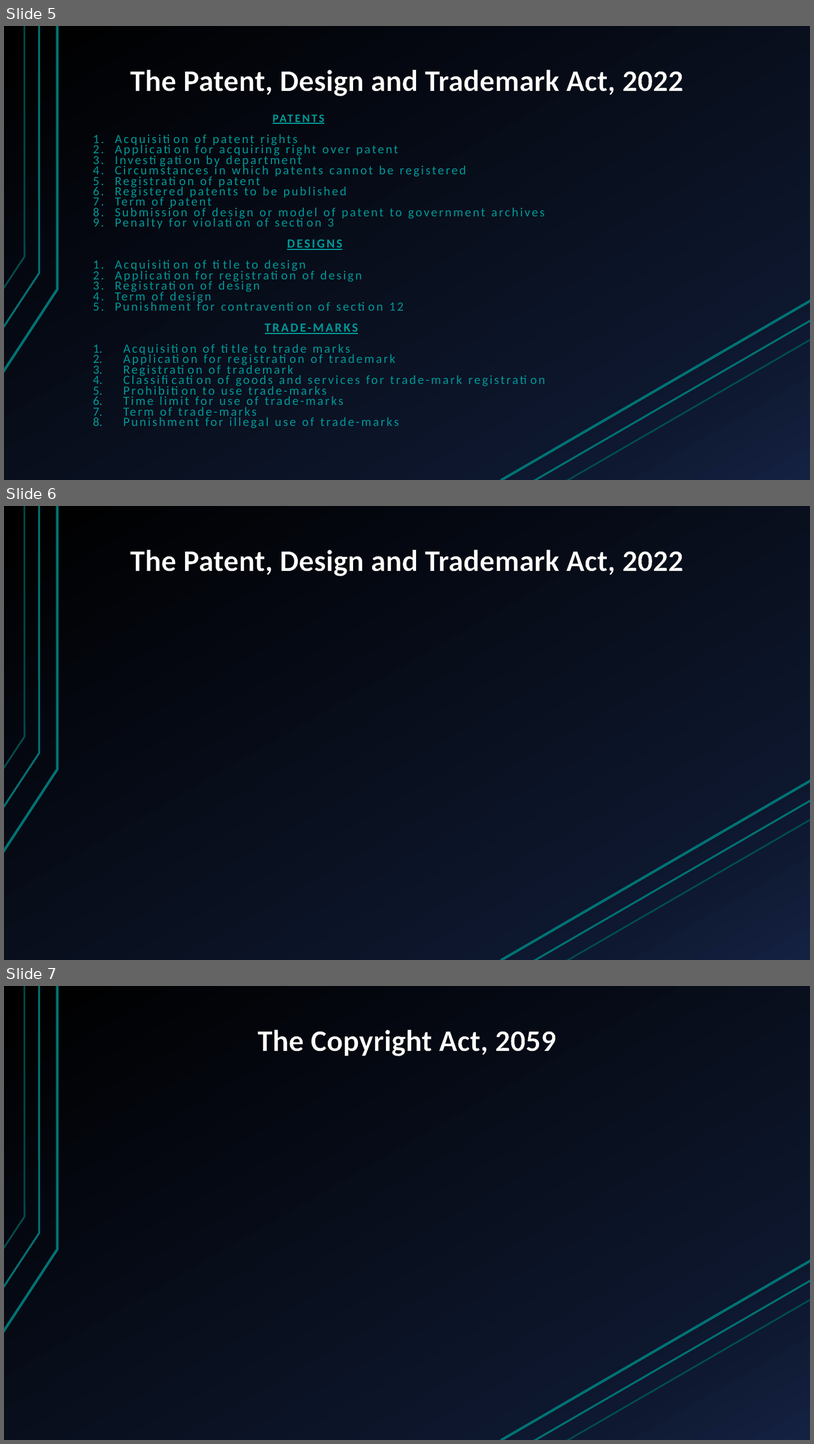
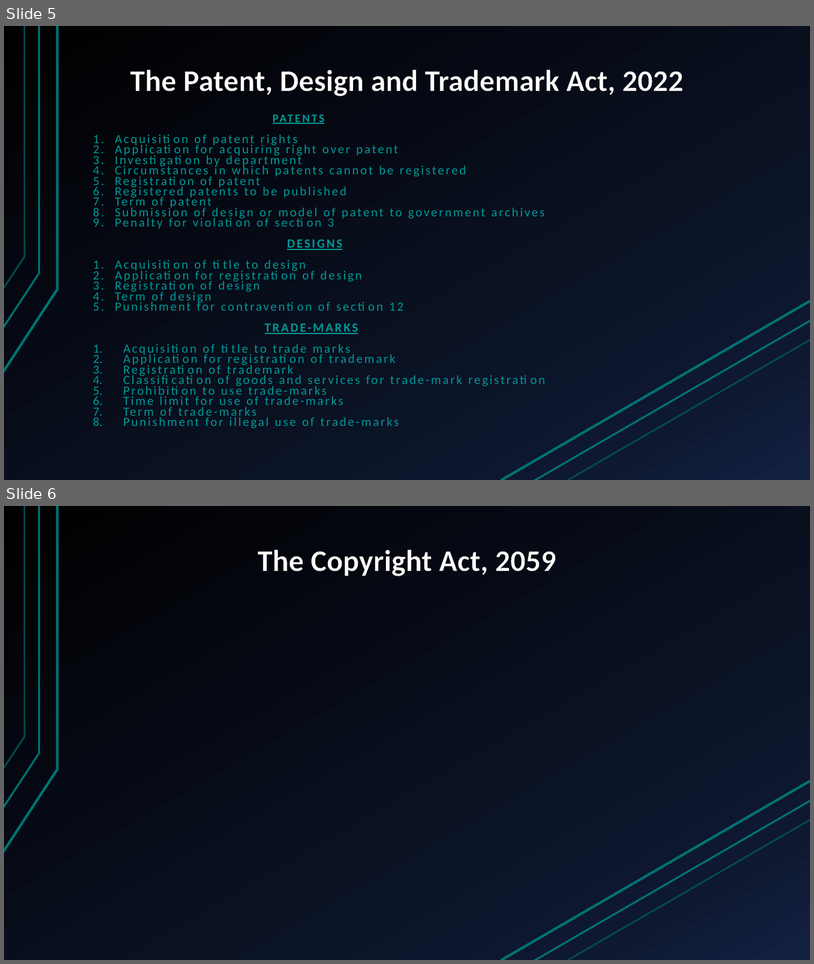
Before and after one commit to pranavkattel/comp-website, a slide deck: presentation.pptx. Shown one above the other, each under a label of ours: slides 5, 6 and 7 before the commit, slides 5 and 6 after it. The pictures are 814x1444 and 814x964 pixels, drawn with LibreOffice and Linux fonts; fonts in the diff are those of the drawing. Boxes give left, top, right and bottom in pixels: in the first picture for what was removed or moved away, otherwise in the second. Text is boxed around its words. In the diff, an @@ line names an element or a change of style, - is before the commit and + after.

Commit message:
more changes

```diff
--- a/presentation.pptx
+++ b/presentation.pptx
@@ slide 6 removed at [4, 506, 810, 960], background gradient #000000 to #0F1931 to #142242; not listed: 6 template elements that a slide beside it also shows @@
@@ title removed at [130, 550, 684, 576] @@
-The Patent, Design and Trademark Act, 2022
@@ what was slide 7 is now slide 6 @@
```
